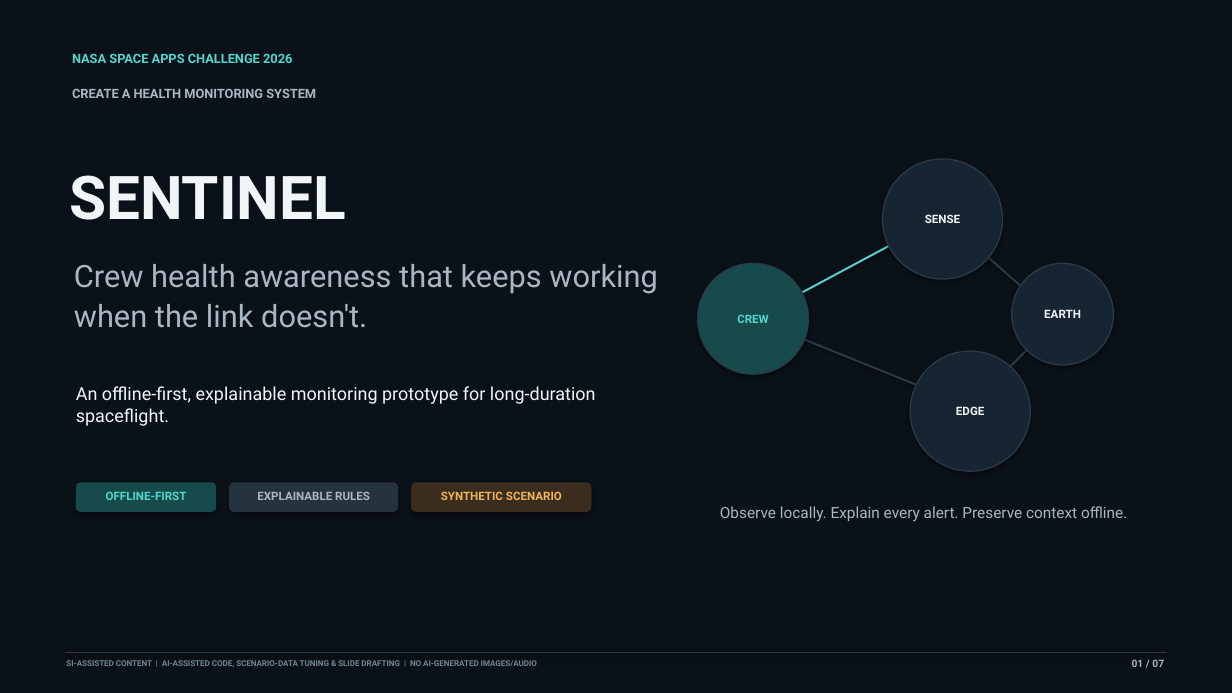
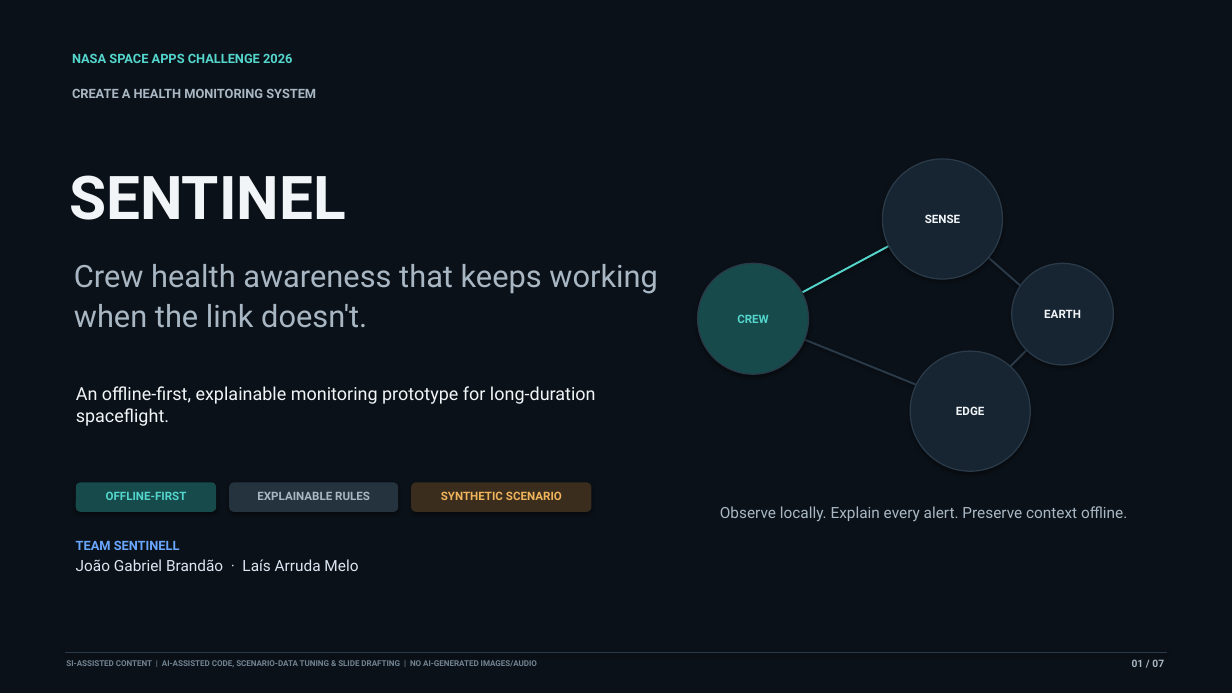
Before and after one commit to JoaoBrands/SentinelL-Nasa-Space-App-Challenge, a slide deck: slide 1 of Sentinel_Space_Apps_2026_Pitch.pptx. Drawn at 1232x693 pixels with LibreOffice and Linux fonts; fonts in the diff are those of the drawing. Boxes give left, top, right and bottom in pixels: in the first picture for what was removed or moved away, otherwise in the second. Text is boxed around its words. In the diff, an @@ line names an element or a change of style, - is before the commit and + after.

```diff
--- a/Sentinel_Space_Apps_2026_Pitch.pptx
+++ b/Sentinel_Space_Apps_2026_Pitch.pptx
@@ text added at <box>76,540,358,571</box>, 12 pt, text #DCE6F2 @@
+TEAM SENTINELL
+João Gabriel Brandão · Laís Arruda Melo
```
Also in this commit, not shown: 1 other slide changed.
